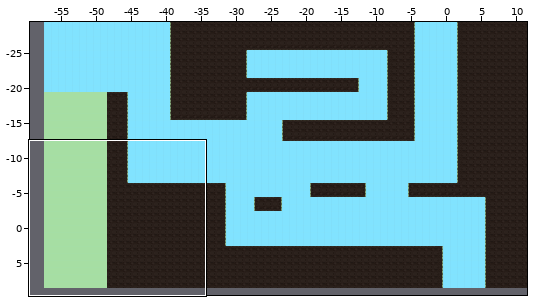
Tiled map: Assets/Tiled/Level1TileMap/map1-1.tmx. Above, an overview of the earlier version with the close-up marked.
Close-up. As it was:
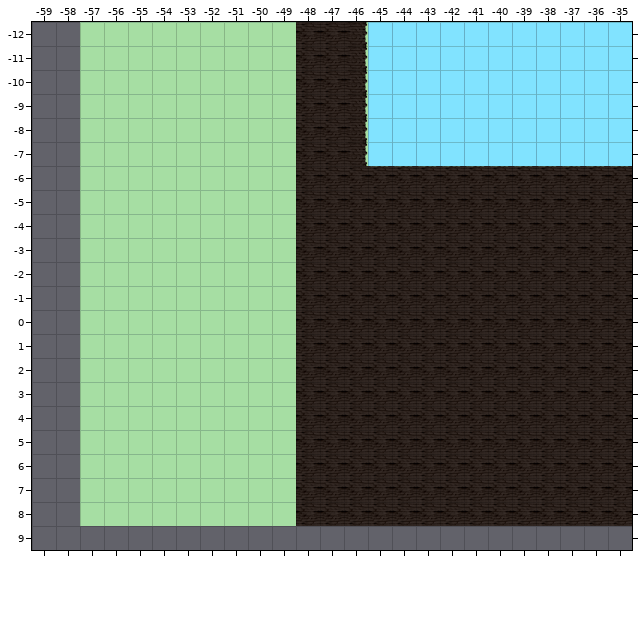
Cells are 256x256 px. Shown: x -59..-35, y -12..9. The commit also changed other parts of the map, which this record leaves out.
Now the later version:
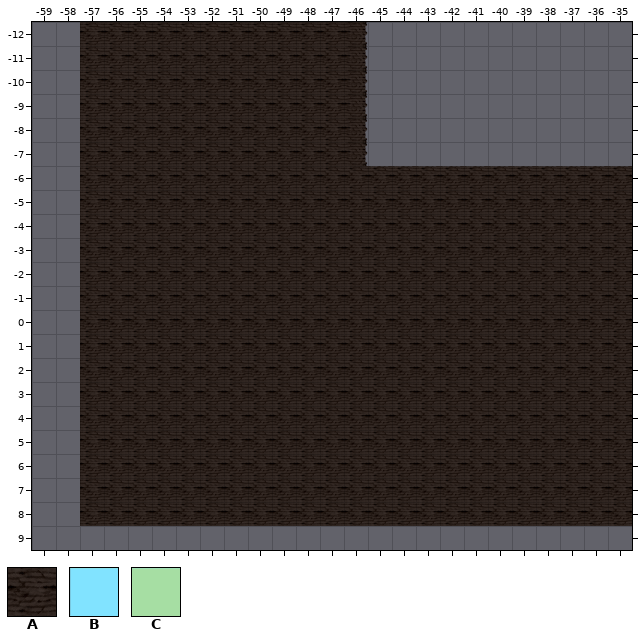
Key: from "Level1 Tileset": A 8; from "ruleprient256": B 30, C 38.
_ is an empty cell.
Changes in this commit:
Layer "prototype" (now hidden):
y -12..-7: x -57..-49 CCCCCCCCC -> _________; x -46..-35 CBBBBBBBBBBB -> ____________
y -6: x -57..-49 CCCCCCCCC -> _________; x -45..-35 CCCCCCCCCCC -> ___________
y -5..8: x -57..-49 CCCCCCCCC -> _________
Layer "ground":
y -12..8: x -57..-49 _________ -> AAAAAAAAA
Where, in picture pixels (left, top, right, bottom), the same in both close-ups:
changed: (80, 22, 296, 526)
removed: (365, 22, 632, 167)
